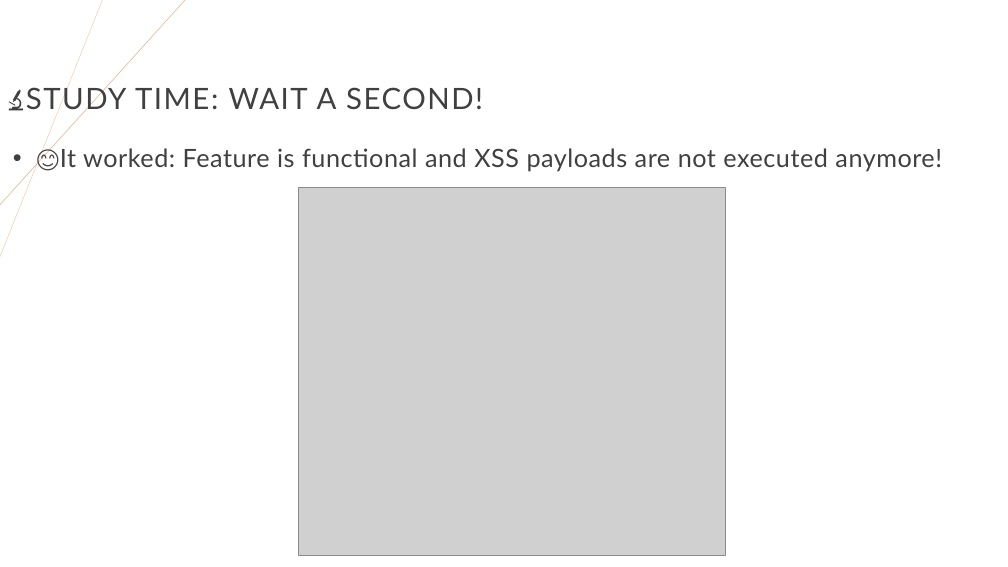
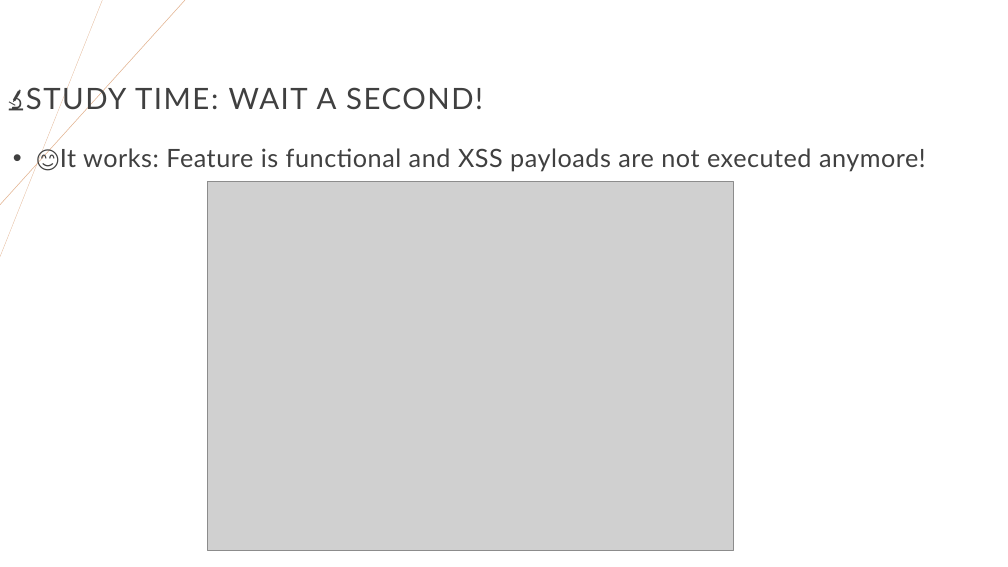
Before and after one commit to righettod/voxxeddays-lux-2024, a slide deck: slide 43 of presentation.pptx. Drawn at 1008x567 pixels with LibreOffice and Linux fonts; fonts in the diff are those of the drawing; grey boxes stand for pictures. Boxes give left, top, right and bottom in pixels: in the first picture for what was removed or moved away, otherwise in the second. Text is boxed around its words. In the diff, an @@ line names an element or a change of style, - is before the commit and + after.

```diff
--- a/presentation.pptx
+++ b/presentation.pptx
@@ text at <box>60,148,926,172</box>: text changed @@
-• 😊It worked: Feature is functional and XSS payloads are not executed anymore!
+• 😊It works: Feature is functional and XSS payloads are not executed anymore!
@@ picture: place and size @@
-picture at <box>298,188,725,556</box>
+picture at <box>207,181,734,551</box>
```
Also in this commit, not shown: 27 other slides changed, 3 other files.
